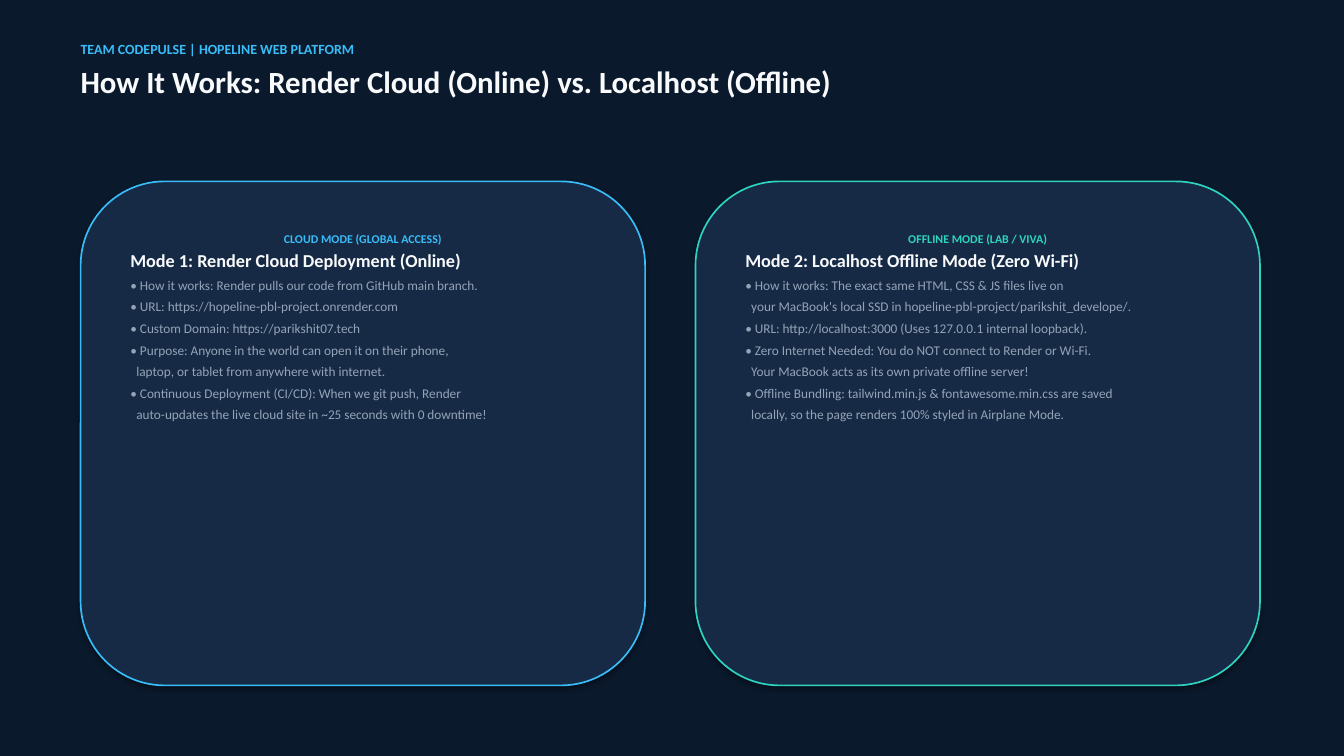
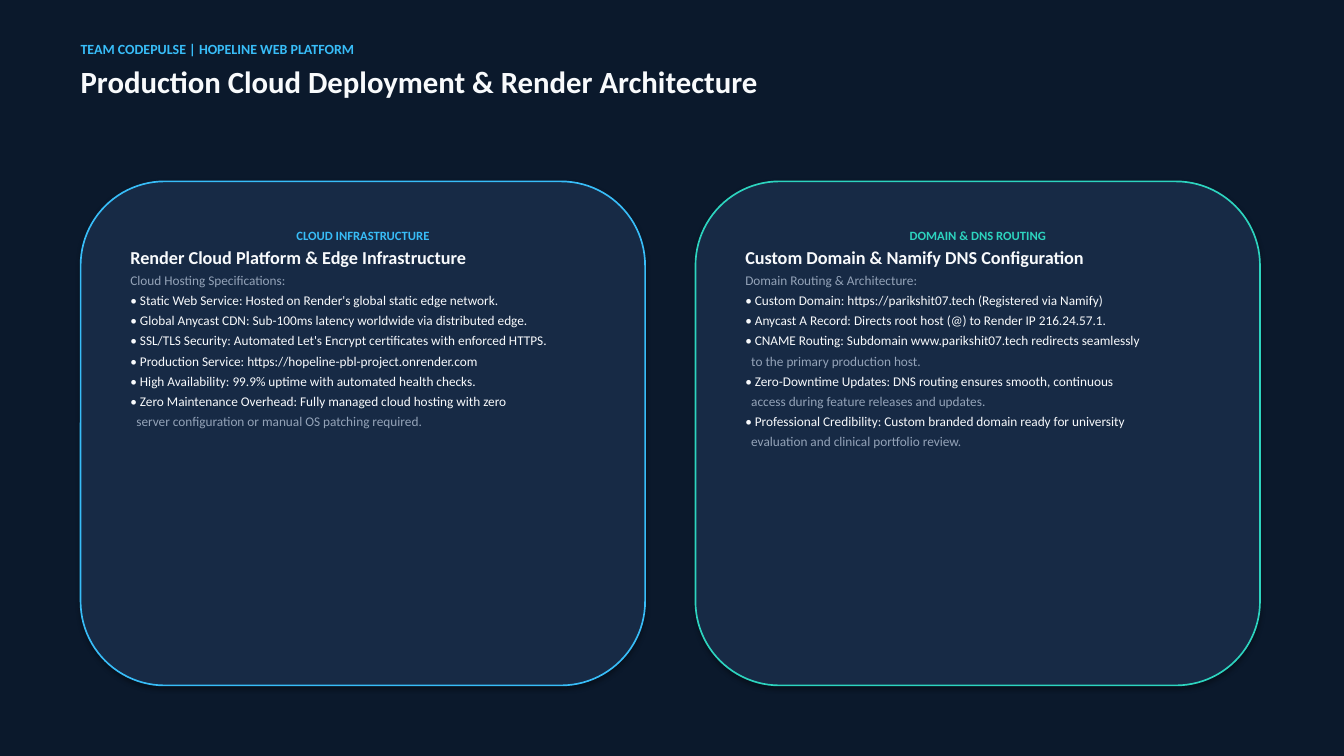
Before and after one commit to khannashivansh03coder/hopeline-pbl-project, a slide deck: slide 9 of parikshit_develope/HopeLine_CodePulse_Guide.pptx. Drawn at 1344x756 pixels with LibreOffice and Linux fonts; fonts in the diff are those of the drawing. Boxes give left, top, right and bottom in pixels: in the first picture for what was removed or moved away, otherwise in the second. Text is boxed around its words. In the diff, an @@ line names an element or a change of style, - is before the commit and + after.

Commit message:
Refactor presentation to 100% cloud architecture (Render & parikshit07.tech), removing offline mode

```diff
--- a/parikshit_develope/HopeLine_CodePulse_Guide.pptx
+++ b/parikshit_develope/HopeLine_CodePulse_Guide.pptx
@@ text at (81,71,758,98): text changed @@
-How It Works: Render Cloud (Online) vs. Localhost (Offline)
+Production Cloud Deployment & Render Architecture
@@ text in rounded rectangle at (130,231,547,428): text changed; text colour #94A3B8 to #F8FAFC @@
-CLOUD MODE (GLOBAL ACCESS)
-Mode 1: Render Cloud Deployment (Online)
-• How it works: Render pulls our code from GitHub main branch.
-• URL: https://hopeline-pbl-project.onrender.com
-• Custom Domain: https://parikshit07.tech
-• Purpose: Anyone in the world can open it on their phone,
-laptop, or tablet from anywhere with internet.
-• Continuous Deployment (CI/CD): When we git push, Render
-auto-updates the live cloud site in ~25 seconds with 0 downtime!
+CLOUD INFRASTRUCTURE
+Render Cloud Platform & Edge Infrastructure
+Cloud Hosting Specifications:
+• Static Web Service: Hosted on Render's global static edge network.
+• Global Anycast CDN: Sub-100ms latency worldwide via distributed edge.
+• SSL/TLS Security: Automated Let's Encrypt certificates with enforced HTTPS.
+• Production Service: https://hopeline-pbl-project.onrender.com
+• High Availability: 99.9% uptime with automated health checks.
+• Zero Maintenance Overhead: Fully managed cloud hosting with zero
+server configuration or manual OS patching required.
@@ text in rounded rectangle at (745,231,1140,448): text changed; text colour #94A3B8 to #F8FAFC @@
-OFFLINE MODE (LAB / VIVA)
-Mode 2: Localhost Offline Mode (Zero Wi-Fi)
-• How it works: The exact same HTML, CSS & JS files live on
-your MacBook's local SSD in hopeline-pbl-project/parikshit_develope/.
-• URL: http://localhost:3000 (Uses 127.0.0.1 internal loopback).
-• Zero Internet Needed: You do NOT connect to Render or Wi-Fi.
-Your MacBook acts as its own private offline server!
-• Offline Bundling: tailwind.min.js & fontawesome.min.css are saved
-locally, so the page renders 100% styled in Airplane Mode.
+DOMAIN & DNS ROUTING
+Custom Domain & Namify DNS Configuration
+Domain Routing & Architecture:
+• Custom Domain: https://parikshit07.tech (Registered via Namify)
+• Anycast A Record: Directs root host (@) to Render IP 216.24.57.1.
+• CNAME Routing: Subdomain www.parikshit07.tech redirects seamlessly
+to the primary production host.
+• Zero-Downtime Updates: DNS routing ensures smooth, continuous
+access during feature releases and updates.
+• Professional Credibility: Custom branded domain ready for university
+evaluation and clinical portfolio review.
```
Also in this commit, not shown: 9 other slides changed, 2 slides added, 2 slides removed.
